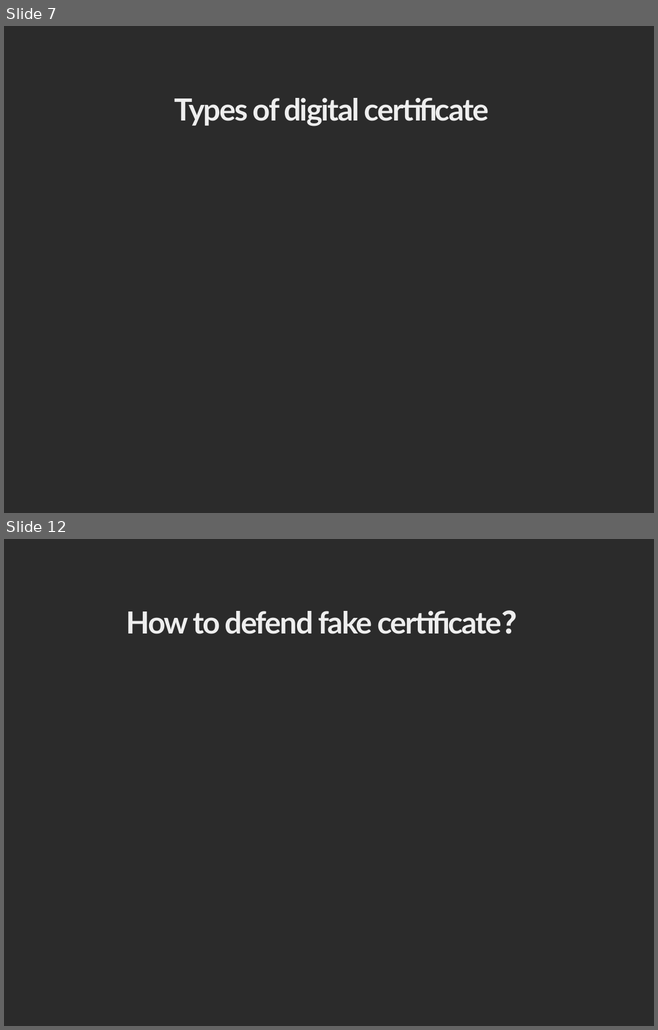
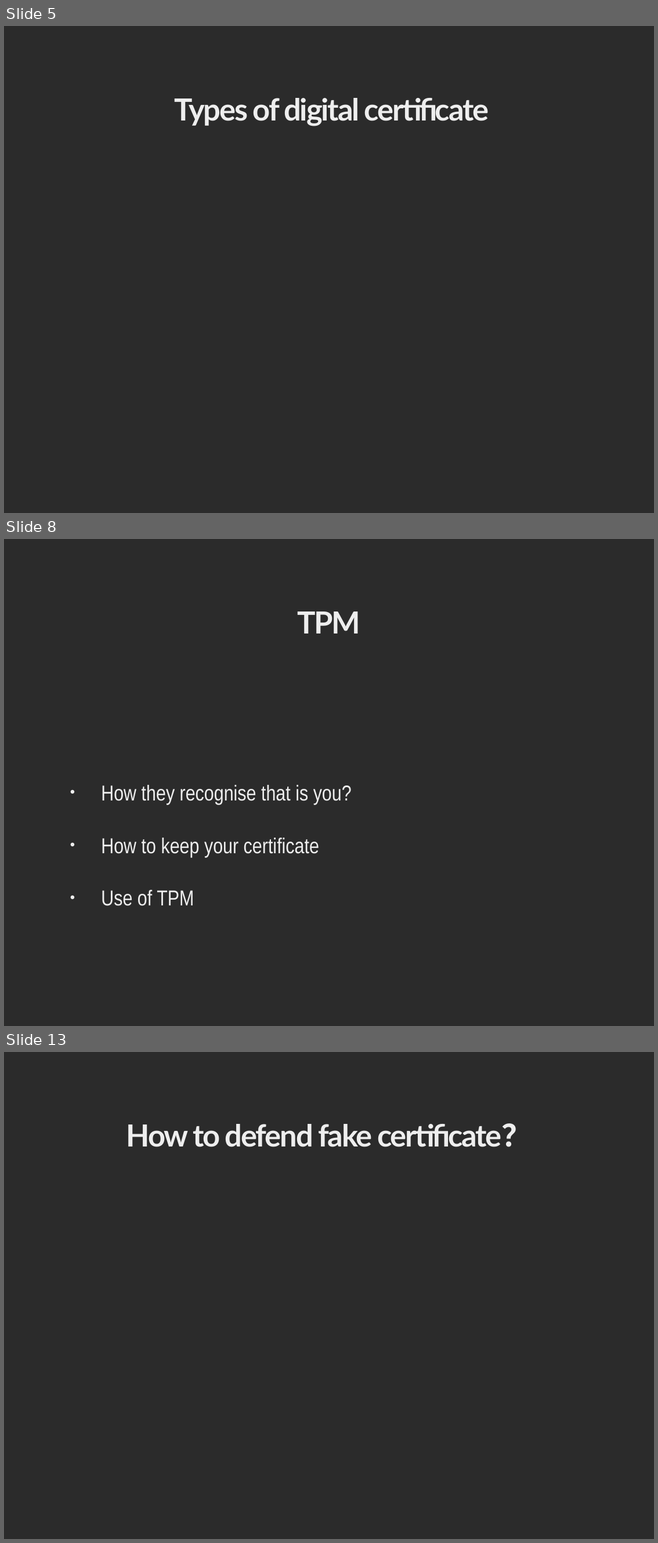
Before and after one commit to RebeccaLiu0/computer-security, a slide deck: digital certificate_new.pptx. Shown one above the other, each under a label of ours: slides 7 and 12 before the commit, slides 5, 8 and 13 after it; the slides between them are not shown. The pictures are 658x1030 and 658x1543 pixels, drawn with LibreOffice and Linux fonts; fonts in the diff are those of the drawing; background and template pictures are left out; a plain dark background stands for a picture behind light text. Boxes give left, top, right and bottom in pixels: in the first picture for what was removed or moved away, otherwise in the second. Text is boxed around its words. In the diff, an @@ line names an element or a change of style, - is before the commit and + after.

```diff
--- a/digital certificate_new.pptx
+++ b/digital certificate_new.pptx
@@ slide 8 added at bbox=[4, 539, 654, 1026], background picture (left out) @@
@@ title added at bbox=[297, 611, 360, 634], 48 pt, text #EEEEEE, bold @@
+TPM
@@ text added at bbox=[101, 785, 351, 906], 34 pt, text #EEEEEE @@
+• How they recognise that is you?
+• How to keep your certificate
+• Use of TPM
@@ what was slide 7 is now slide 5 @@
@@ what was slide 12 is now slide 13 @@
```
Also in this commit, not shown: 6 slides changed, 1 other slide added, 1 slide removed.
